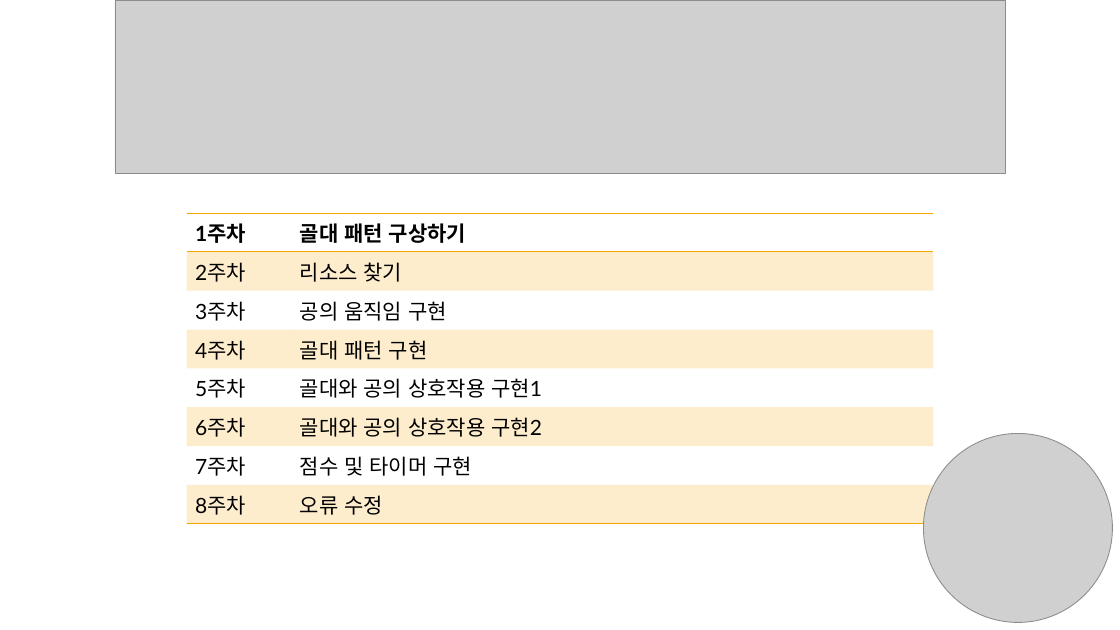
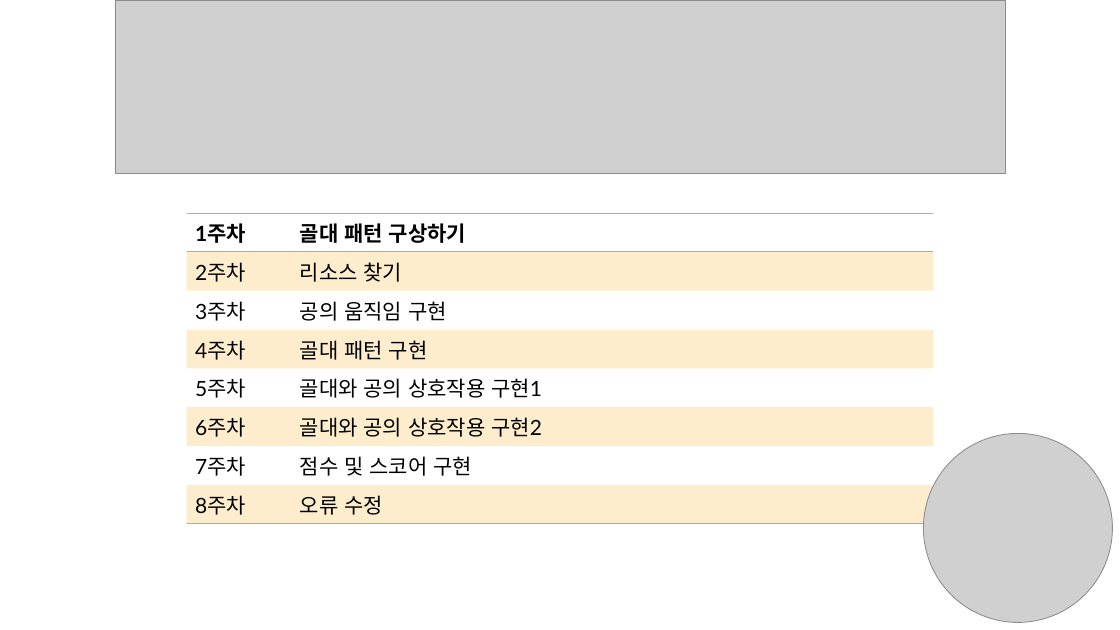
Before and after one commit to imnamejm/PROJECT, a slide deck: slide 4 of 발표/BASKET BALL KING.pptx (slide 3 before the commit). Drawn at 1120x630 pixels with LibreOffice and Linux fonts; fonts in the diff are those of the drawing; grey boxes stand for pictures. Boxes give left, top, right and bottom in pixels: in the first picture for what was removed or moved away, otherwise in the second. Text is boxed around its words. In the diff, an @@ line names an element or a change of style, - is before the commit and + after.

```diff
--- a/발표/BASKET BALL KING.pptx
+++ b/발표/BASKET BALL KING.pptx
@@ table at box(187, 213, 933, 519) @@
-row 7, column 2: 점수 및 타이머 구현
+row 7, column 2: 점수 및 스코어 구현
```
Also in this commit, not shown: 2 other slides changed, 1 slide added, 1 slide removed, 4 other files.
